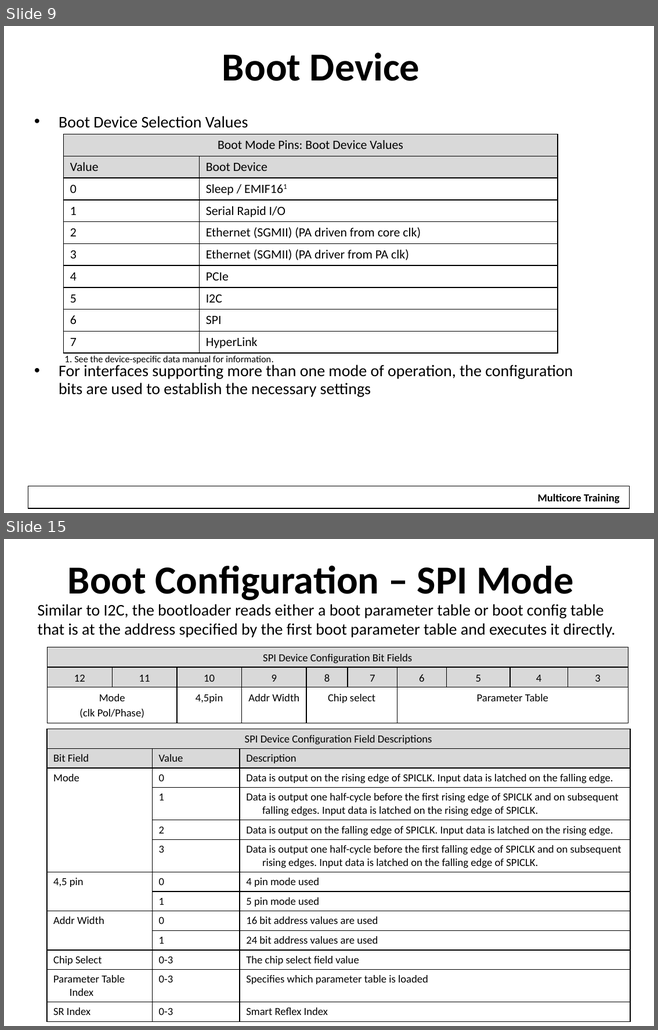
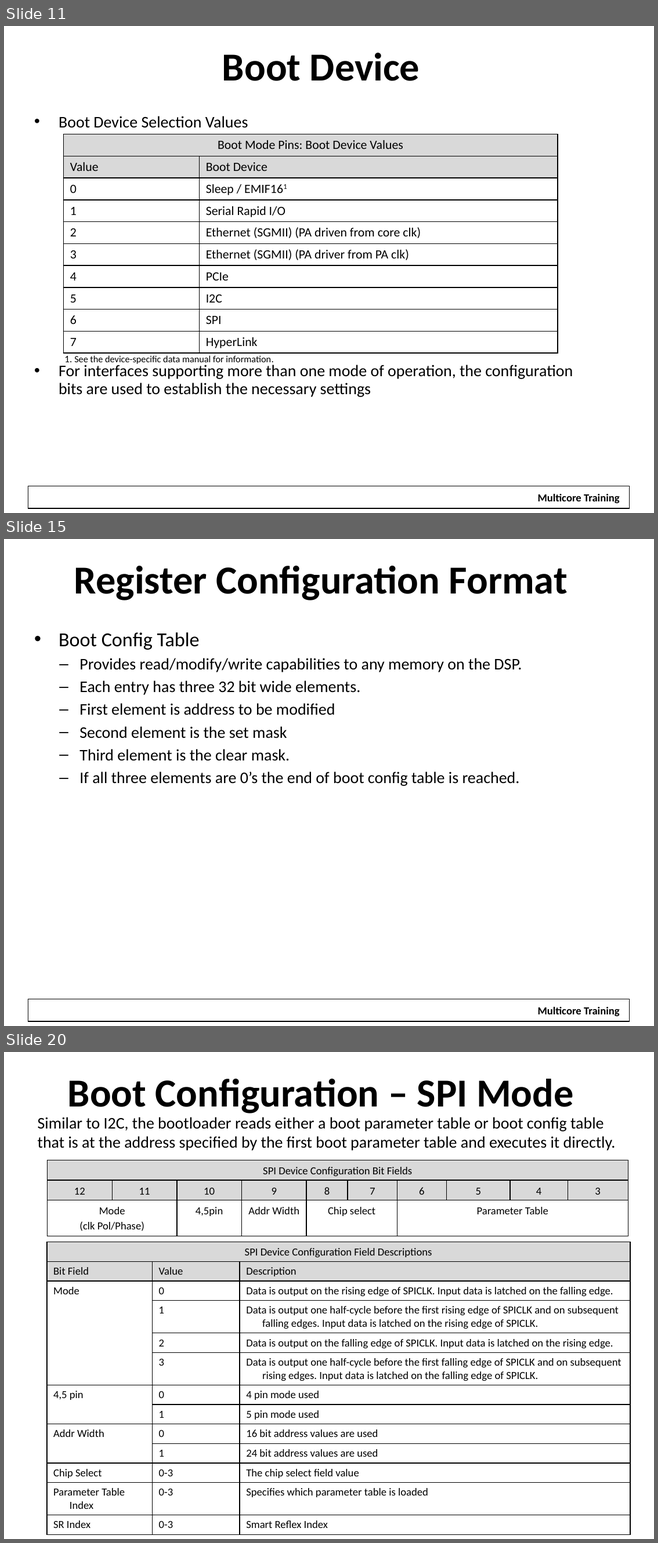
Before and after one commit to hari1989/keystone-workshop, a slide deck: slides/KeyStone Bootloader.pptx. Shown one above the other, each under a label of ours: slides 9 and 15 before the commit, slides 11, 15 and 20 after it; the slides between them are not shown. The pictures are 658x1030 and 658x1543 pixels, drawn with LibreOffice and Linux fonts; fonts in the diff are those of the drawing; background and template pictures are left out. Boxes give left, top, right and bottom in pixels: in the first picture for what was removed or moved away, otherwise in the second. Text is boxed around its words. In the diff, an @@ line names an element or a change of style, - is before the commit and + after.

```diff
--- a/slides/KeyStone Bootloader.pptx
+++ b/slides/KeyStone Bootloader.pptx
@@ slide 15 added at [4,539,654,1026], background #FFFFFF; not listed: 2 template elements that a slide beside it also shows @@
@@ title added at [74,566,567,600], 44 pt, text #000000, bold @@
+Register Configuration Format
@@ text added at [59,632,521,786], 18 pt, text #000000 @@
+• Boot Config Table
+  – Provides read/modify/write capabilities to any memory on the DSP.
+  – Each entry has three 32 bit wide elements.
+  – First element is address to be modified
+  – Second element is the set mask
+  – Third element is the clear mask.
+  – If all three elements are 0’s the end of boot config table is reached.
@@ what was slide 9 is now slide 11 @@
@@ what was slide 15 is now slide 20 @@
```
Also in this commit, not shown: 12 slides changed, 7 other slides added.
